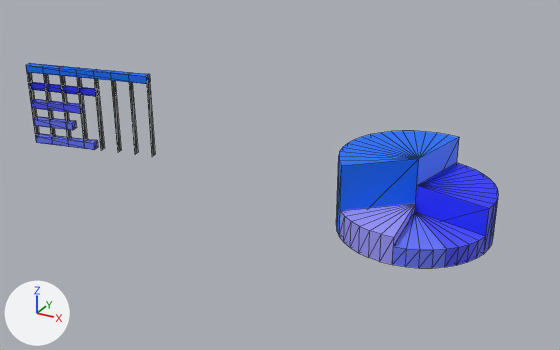
Two versions of the glTF model AR-Armada/assets/Modelos/GraficosBinacional/GraficosBinacional.gltf, one commit apart.
One viewpoint serves both versions: a camera (50 mm lens) standing at (124.8, -196.1, 105.3) and looking at (16.1, 1.5, 6.5). The axes (+X, +Y, +Z) are drawn at lower left. The lights are the same throughout. Mesh edges are drawn as thin lines. Where no turn or scale is listed for an object, it has been applied to the vertices.
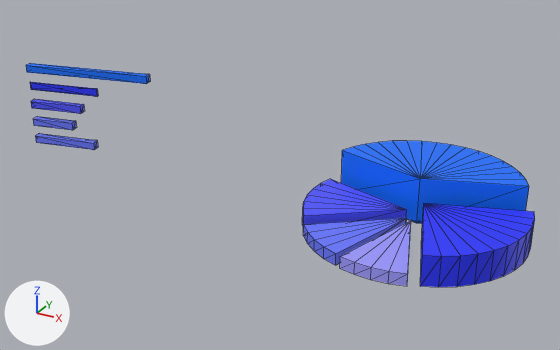
Edits to the bpy script that builds the scene:
```text
Add me_mesh_033:
    me_mesh_033.from_pydata(...)  # 16 vertices, 28 faces; spans x -32.6..-2.4, y -18.4..8.7, z -2.7..2.7
    me_mesh_033.materials.append(mat_standardsurface1_005)  # blue #4e54ff
Add me_mesh_032:
    me_mesh_032.from_pydata(...)  # 12 vertices, 20 faces; spans x -25.9..-1.6, y -31.1..-2.2, z -1.8..1.8
    me_mesh_032.materials.append(mat_standardsurface1_006)  # blue #6978ff
Add me_mesh_031:
    me_mesh_031.from_pydata(...)  # 12 vertices, 20 faces; spans x -9.0..9.7, y -33.3..-3.0, z -1.8..1.8
    me_mesh_031.materials.append(mat_standardsurface1_008)  # blue #9e9bff
Add me_mesh_030:
    me_mesh_030.from_pydata(...)  # 24 vertices, 44 faces; spans x 2.9..33.2, y -30.1..8.2, z -4.5..4.5
    me_mesh_030.materials.append(mat_standardsurface1_004)  # blue #2733ff
Add me_mesh_029:
    me_mesh_029.from_pydata(...)  # 36 vertices, 68 faces; spans x -28.9..28.7, y 2.7..33.0, z -7.2..7.2
    me_mesh_029.materials.append(mat_standardsurface1_003)  # blue #006fff
Remove ob_pcylinder2:
    ob_pcylinder2 = bpy.data.objects.new('pCylinder2', me_mesh)
    ob_pcylinder2.location = (61.9, -1.0, 11.0)
Remove ob_pcylinder3:
    ob_pcylinder3 = bpy.data.objects.new('pCylinder3', me_mesh_002)
    ob_pcylinder3.location = (61.9, -1.0, 6.9)
Remove ob_pcylinder4:
    ob_pcylinder4 = bpy.data.objects.new('pCylinder4', me_mesh_004)
    ob_pcylinder4.location = (61.9, -1.0, 2.8)
Remove ob_pcylinder5:
    ob_pcylinder5 = bpy.data.objects.new('pCylinder5', me_mesh_006)
    ob_pcylinder5.location = (61.9, -1.0, 2.8)
Remove ob_pcylinder6:
    ob_pcylinder6 = bpy.data.objects.new('pCylinder6', me_mesh_007)
    ob_pcylinder6.location = (61.9, -1.0, 4.1)
Remove ob_pplane1:
    ob_pplane1 = bpy.data.objects.new('pPlane1', me_mesh_013)
    ob_pplane1.location = (-70.8, -0.2, 15.4)
Remove ob_pplane2:
    ob_pplane2 = bpy.data.objects.new('pPlane2', me_mesh_014)
    ob_pplane2.location = (-77.4, -1.6, 15.4)
Remove ob_pplane3:
    ob_pplane3 = bpy.data.objects.new('pPlane3', me_mesh_011)
    ob_pplane3.location = (-64.2, 1.1, 15.4)
Remove ob_pplane4:
    ob_pplane4 = bpy.data.objects.new('pPlane4', me_mesh_015)
    ob_pplane4.location = (-57.6, 2.4, 15.4)
Remove ob_pplane5:
    ob_pplane5 = bpy.data.objects.new('pPlane5', me_mesh_016)
    ob_pplane5.location = (-51.0, 3.8, 15.4)
Remove ob_pplane6:
    ob_pplane6 = bpy.data.objects.new('pPlane6', me_mesh_009)
    ob_pplane6.location = (-44.5, 5.1, 15.4)
Remove ob_pplane7:
    ob_pplane7 = bpy.data.objects.new('pPlane7', me_mesh_019)
    ob_pplane7.location = (-37.9, 6.4, 15.4)
Remove ob_pplane8:
    ob_pplane8 = bpy.data.objects.new('pPlane8', me_mesh_020)
    ob_pplane8.location = (-84.0, -3.1, 15.4)
Add ob_pcylinder6_001:
    ob_pcylinder6_001 = bpy.data.objects.new('pCylinder6.001', me_mesh_033)
    ob_pcylinder6_001.location = (61.6, 0.0, 2.7)
Add ob_pcylinder5_001:
    ob_pcylinder5_001 = bpy.data.objects.new('pCylinder5.001', me_mesh_032)
    ob_pcylinder5_001.location = (61.6, 0.0, 1.8)
Add ob_pcylinder4_001:
    ob_pcylinder4_001 = bpy.data.objects.new('pCylinder4.001', me_mesh_031)
    ob_pcylinder4_001.location = (61.6, 0.0, 1.8)
Add ob_pcylinder3_001:
    ob_pcylinder3_001 = bpy.data.objects.new('pCylinder3.001', me_mesh_030)
    ob_pcylinder3_001.location = (61.6, 0.0, 4.5)
Add ob_pcylinder2_001:
    ob_pcylinder2_001 = bpy.data.objects.new('pCylinder2.001', me_mesh_029)
    ob_pcylinder2_001.location = (61.6, 0.0, 7.2)
```

Location of each change, [x1, y1, x2, y2] in pixels of the pictures (560 x 350 px):
'pCylinder2.001', added (blue)
    after: [341, 141, 529, 224]
'pCylinder3.001', added (blue)
    after: [420, 203, 535, 287]
'pCylinder2', deleted (blue)
    before: [336, 131, 459, 235]
'pCylinder3', deleted (blue)
    before: [415, 163, 499, 253]
'pCylinder6', deleted (blue)
    before: [339, 203, 416, 264]
'pCylinder6.001', added (blue)
    after: [302, 179, 407, 226]
'pCylinder4.001', added (blue)
    after: [340, 220, 411, 286]
'pCylinder5.001', added (blue)
    after: [303, 218, 407, 265]
'pCylinder5', deleted (blue)
    before: [392, 212, 447, 268]
'pCylinder4', deleted (blue)
    before: [415, 212, 486, 267]
'pPlane4', deleted
    before: [94, 79, 105, 150]
'pPlane7', deleted
    before: [146, 75, 155, 157]
'pPlane5', deleted
    before: [111, 81, 121, 152]
'pPlane6', deleted
    before: [129, 82, 138, 154]
'pPlane3', deleted
    before: [77, 77, 87, 141]
'pPlane8', deleted
    before: [26, 71, 39, 139]
'pPlane2', deleted
    before: [43, 74, 55, 138]
'pPlane1', deleted
    before: [60, 76, 71, 140]
